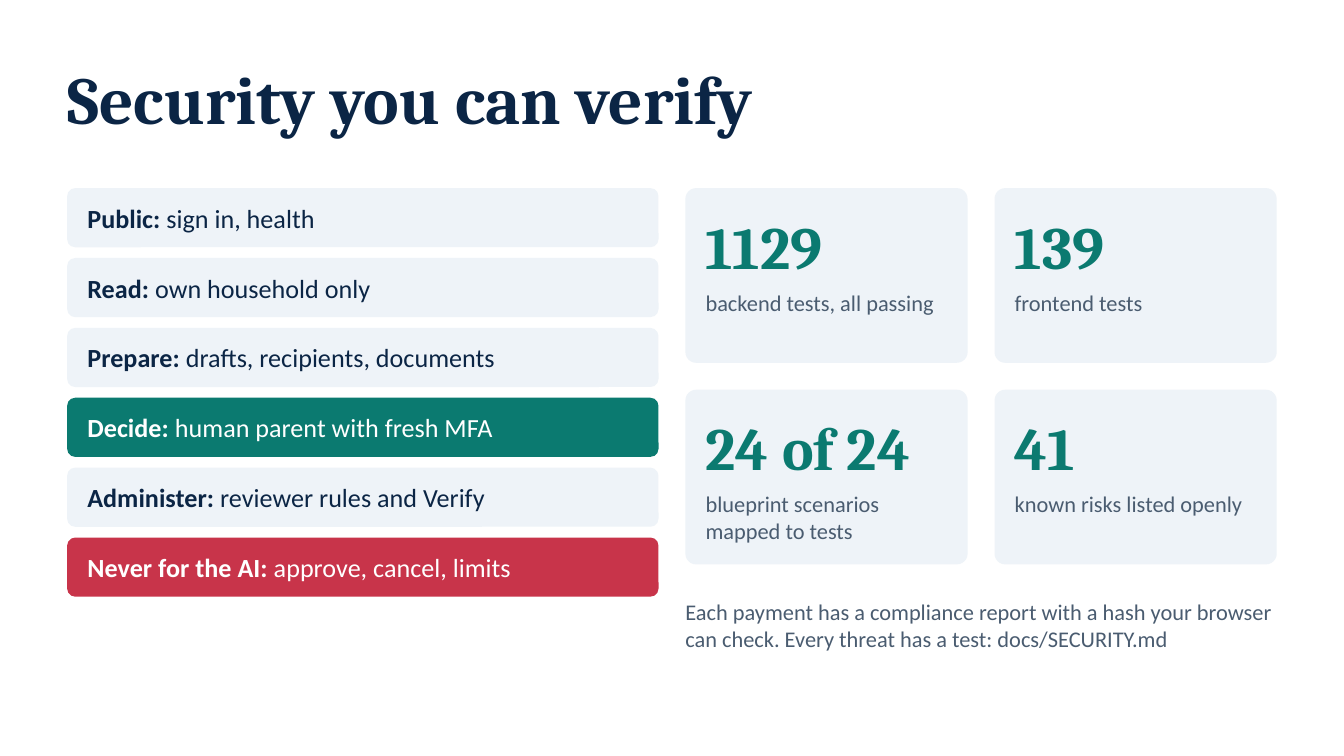
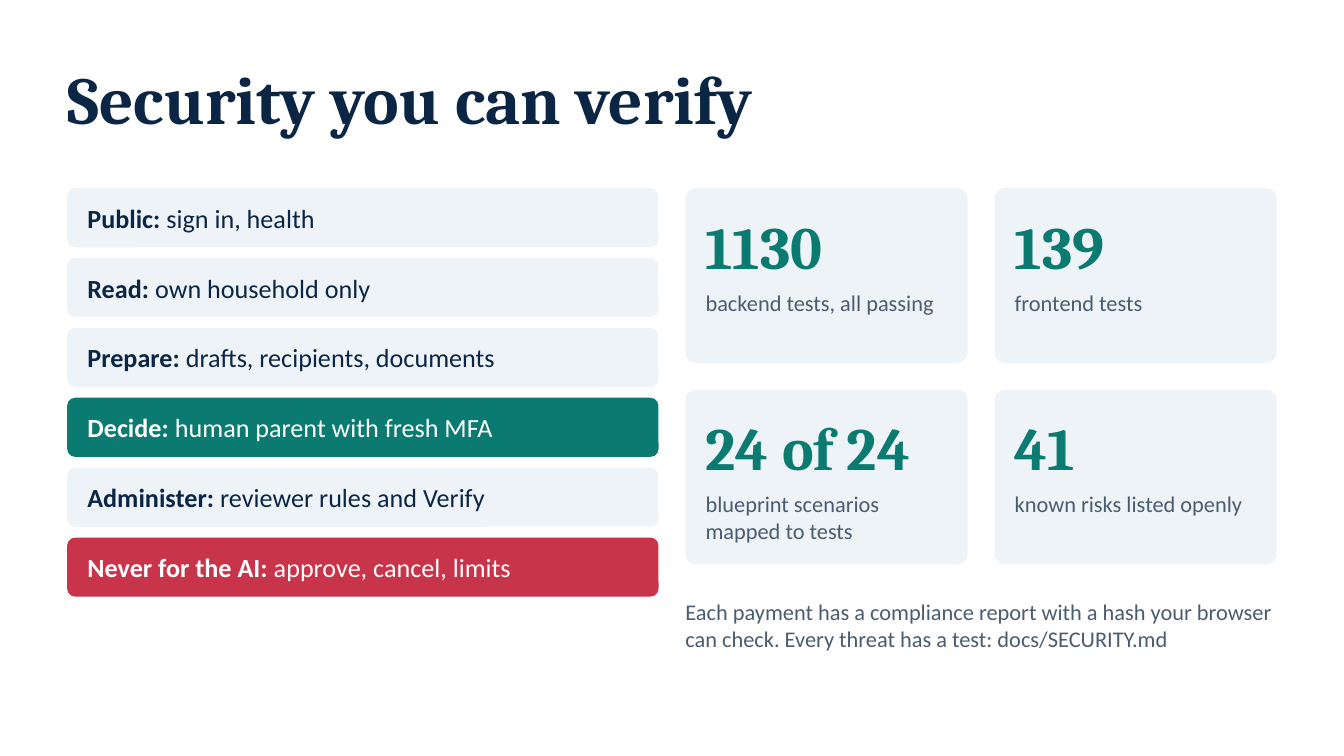
Before and after one commit to NoobCrow/StudyRoute, a slide deck: slide 10 of submission/StudyRoute_Deck.pptx. Drawn at 1344x756 pixels with LibreOffice and Linux fonts; fonts in the diff are those of the drawing. Boxes give left, top, right and bottom in pixels: in the first picture for what was removed or moved away, otherwise in the second. Text is boxed around its words. In the diff, an @@ line names an element or a change of style, - is before the commit and + after.

Commit message:
docs: refresh the test counts, the deck and the execution evidence against the final code

```diff
--- a/submission/StudyRoute_Deck.pptx
+++ b/submission/StudyRoute_Deck.pptx
@@ text at (706,228,823,270): text changed @@
-1129
+1130
```
Also in this commit, not shown: 8 other files.
